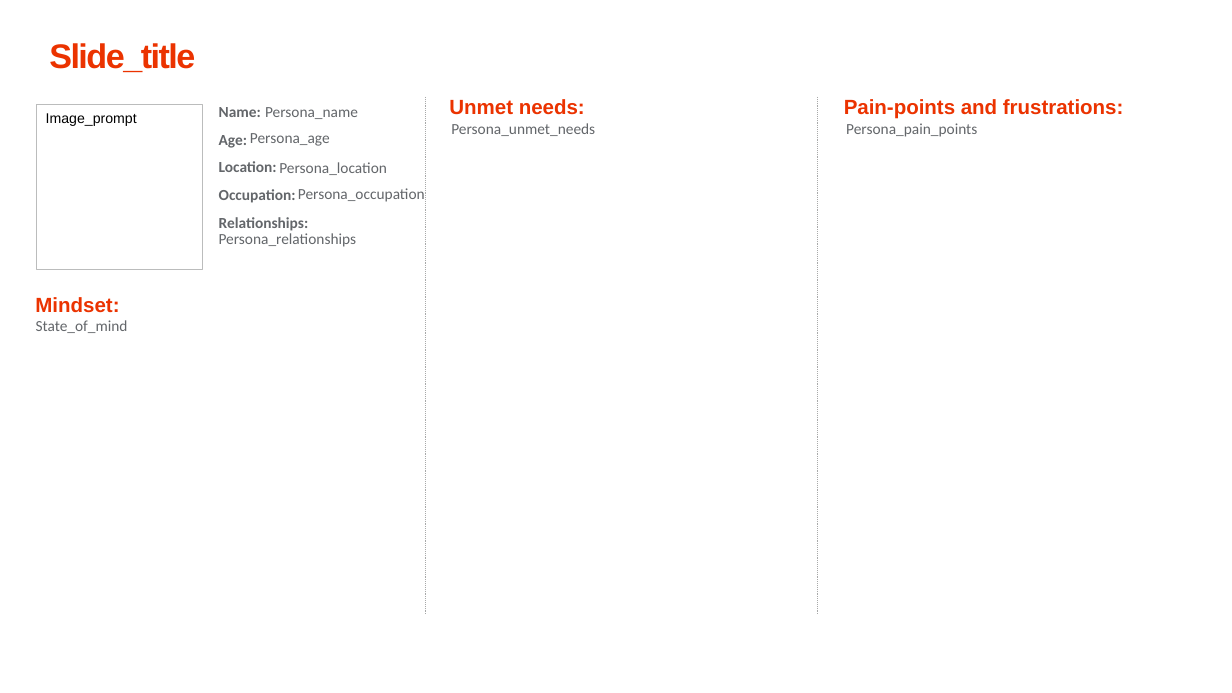
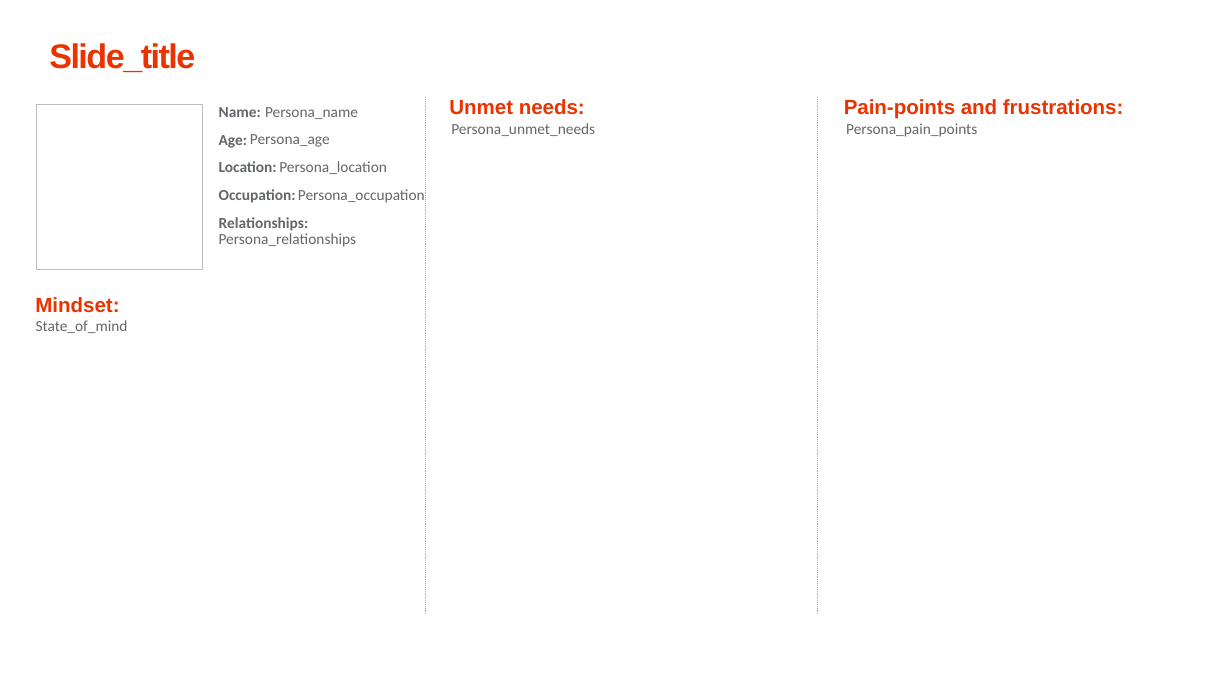
Before and after one commit to xpistos90210/templates, a slide deck: slide 1 of Persona_template.pptx. Drawn at 1232x693 pixels with LibreOffice and Linux fonts; fonts in the diff are those of the drawing. Boxes give left, top, right and bottom in pixels: in the first picture for what was removed or moved away, otherwise in the second. Text is boxed around its words. In the diff, an @@ line names an element or a change of style, - is before the commit and + after.

```diff
--- a/Persona_template.pptx
+++ b/Persona_template.pptx
@@ text removed at (46, 113, 137, 126) @@
-Image_prompt
```
